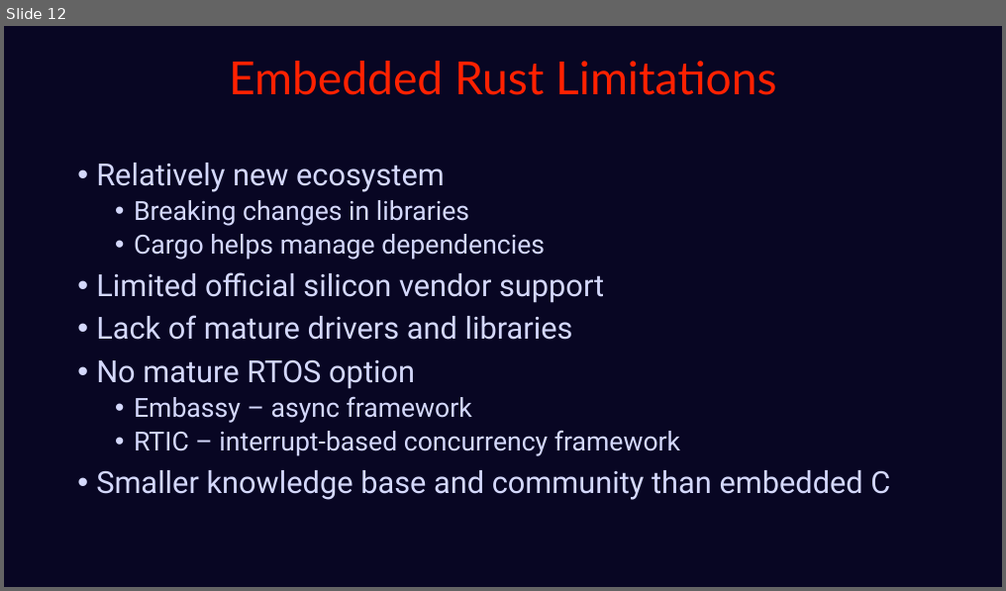
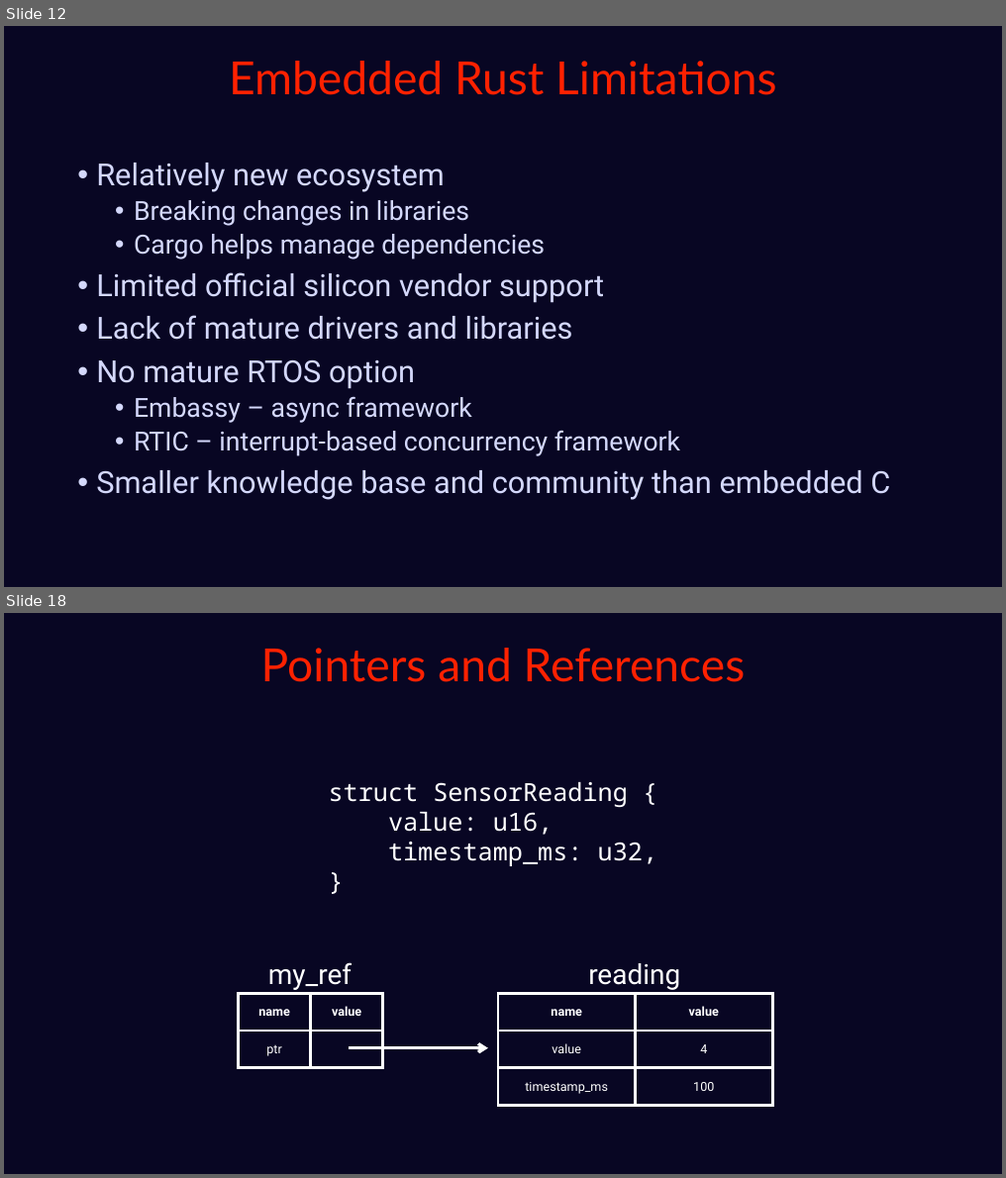
Before and after one commit to tnhabib/supercon-workshop-embedded-rust, a slide deck: slides/Slides.pptx. Shown one above the other, each under a label of ours: slide 12 before the commit, slides 12 and 18 after it; the slides between them are not shown. The pictures are 1006x591 and 1006x1178 pixels, drawn with LibreOffice and Linux fonts; fonts in the diff are those of the drawing. Boxes give left, top, right and bottom in pixels: in the first picture for what was removed or moved away, otherwise in the second. Text is boxed around its words. In the diff, an @@ line names an element or a change of style, - is before the commit and + after.

```diff
--- a/slides/Slides.pptx
+++ b/slides/Slides.pptx
@@ slide 18 added at (4, 613, 1002, 1174), background #080623 @@
@@ title added at (261, 648, 746, 682), 66 pt, text #FF2100 @@
+Pointers and References
@@ text added at (329, 782, 657, 866), 36 pt, text #FFFFFF @@
+struct SensorReading {
+value: u16,
+timestamp_ms: u32,
+}
@@ text added at (268, 962, 351, 990), 40 pt, text #FFFFFF @@
+my_ref
@@ text added at (588, 963, 680, 990), 40 pt, text #FFFFFF @@
+reading
@@ table added at (238, 993, 383, 1068), 2 rows, 2 columns @@
+name | value
+ptr | 
@@ table added at (498, 993, 772, 1105), 3 rows, 2 columns @@
+name | value
+value | 4
+timestamp_ms | 100
@@ arrow added from (349, 1048) to (488, 1048), #FFFFFF 4.5 pt @@
```
Also in this commit, not shown: 7 other slides added, 30 other files.
